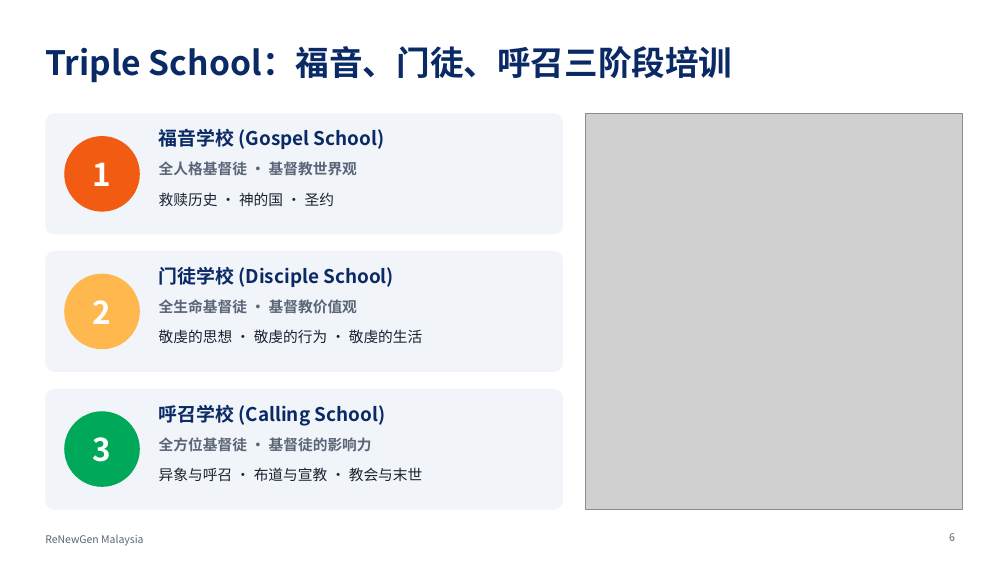
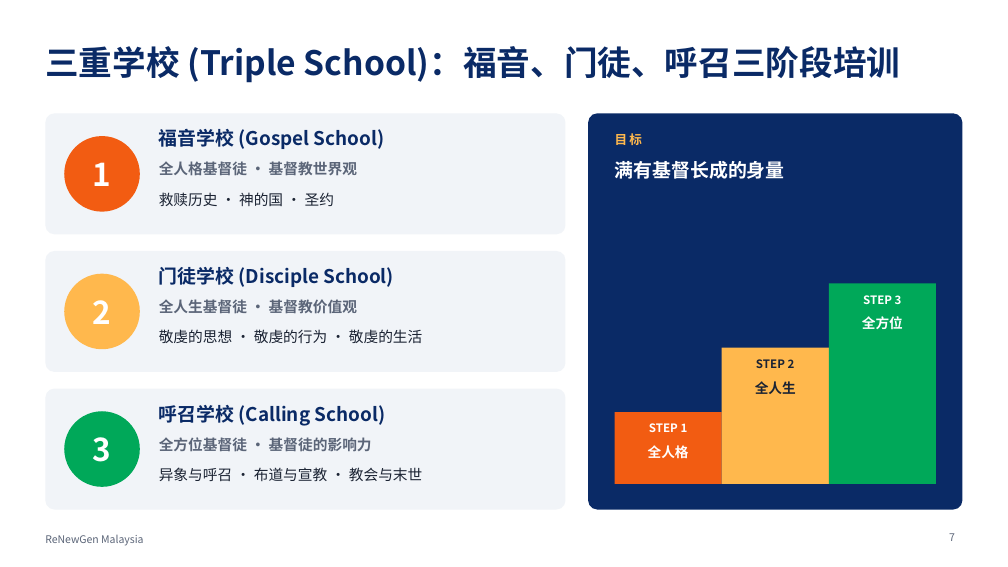
Before and after one commit to ChampionJohan/Johan, a slide deck: slide 7 of renewgen-malaysia/ReNewGen_Malaysia_ZH.pptx (slide 6 before the commit). Drawn at 1008x567 pixels with LibreOffice and Linux fonts; fonts in the diff are those of the drawing; grey boxes stand for pictures. Boxes give left, top, right and bottom in pixels: in the first picture for what was removed or moved away, otherwise in the second. Text is boxed around its words. In the diff, an @@ line names an element or a change of style, - is before the commit and + after.

```diff
--- a/renewgen-malaysia/ReNewGen_Malaysia_ZH.pptx
+++ b/renewgen-malaysia/ReNewGen_Malaysia_ZH.pptx
@@ title at (45,46,900,83): text changed @@
-Triple School：福音、门徒、呼召三阶段培训
+三重学校 (Triple School)：福音、门徒、呼召三阶段培训
@@ picture removed at (586,113,963,510) @@
@@ rounded rectangle added at (588,113,963,510), fill #0A2A66 @@
@@ text added at (615,133,642,145), 12 pt, text #FFB84D, bold @@
+目标
@@ text added at (615,161,785,179), 18 pt, text #FFFFFF, bold @@
+满有基督长成的身量
@@ text at (159,299,357,314): text changed @@
-全生命基督徒 · 基督教价值观
+全人生基督徒 · 基督教价值观
@@ rectangle added at (829,284,936,484), fill #00A859 @@
@@ text added at (863,295,902,304), 11 pt, text #FFFFFF, bold @@
+STEP 3
@@ text added at (862,316,903,330), 13 pt, text #FFFFFF, bold @@
+全方位
@@ rectangle added at (722,348,830,484), fill #FFB84D @@
@@ text added at (756,359,795,368), 11 pt, text #1B2333, bold @@
+STEP 2
@@ text added at (755,381,796,394), 13 pt, text #1B2333, bold @@
+全人生
@@ rectangle added at (615,412,722,484), fill #F25C12 @@
@@ text added at (648,445,689,459), 13 pt, text #FFFFFF, bold @@
+全人格
@@ text added at (649,423,688,432), 11 pt, text #FFFFFF, bold @@
+STEP 1
@@ page number at (949,533,955,541): text changed @@
-6
+7
```
Also in this commit, not shown: 11 other slides changed, 3 slides added, 9 other files.
